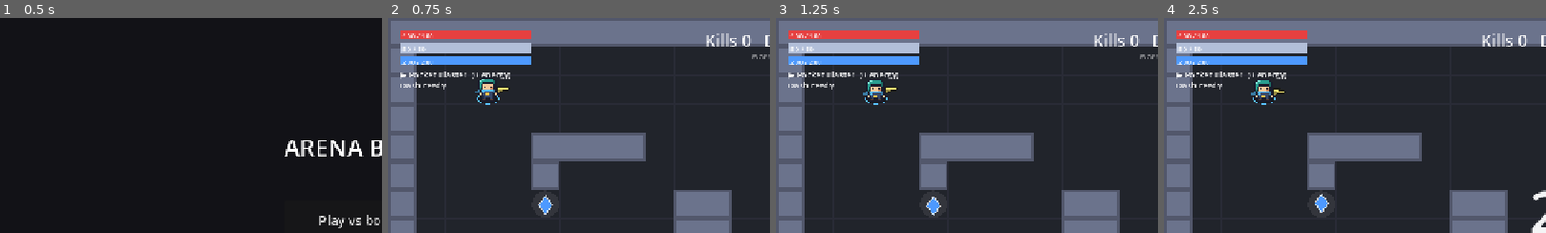
Above: before the commit, frames 1-4 (left to right).
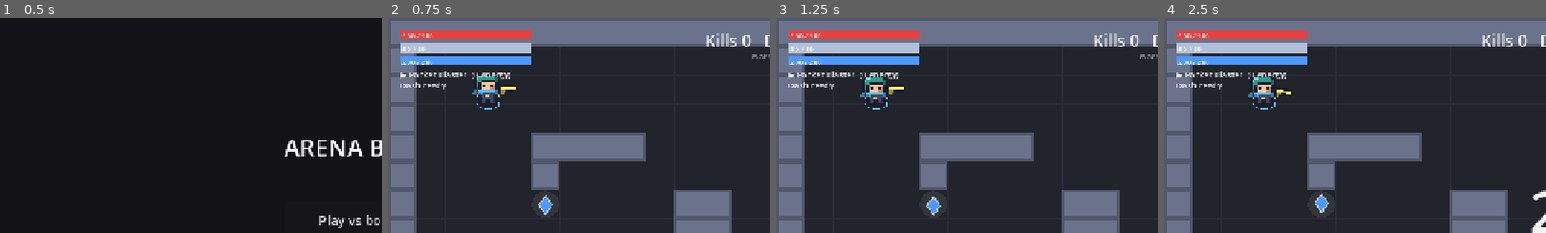
Above: after the commit, the same moments.

Repository: nathantau/arena-brawler
Game: Godot game, scene res://scenes/main.tscn
Same seed, same stepped clock (60 frames per second), same inputs: the game is played once before the commit and once after it.
Inputs (mouse positions are % of the whole screen's width and height, from its top left):
- Up to frame 1 (0.5 s): no input
- Up to frame 2 (0.75 s): click "Play vs bots (offline)" at 0.5 s
- Up to frame 3 (1.25 s): no input
- Up to frame 4 (2.5 s): click "Ready" at 1.25 s; tap Enter at 2 s; move the mouse to (72, 45) at 2.02 s; hold D (move_right) from 2.03 s (still down); hold J (fire_auto) from 2.03 s (still down); click (72, 45) at 2.17 s
The pictures show only the part of the screen within x 0-50%, y 0-50%; the shares and areas given below are measured in that part.

Frame 1 is identical in both runs. In frame 2, 0.6% of the frame differs, in the area x 22-34%, y 27-43%; in frame 3, 0.6%; in frame 4, 0.6%.

Commit message:
Bigger sprites (4x); joystick base stays put until release
Co-Authored-By: Claude Opus 5.5 <noreply@anthropic.com>

Diff:
--- a/scripts/fx/pixel_sprites.gd
+++ b/scripts/fx/pixel_sprites.gd
@@ -6,7 +6,7 @@
 ## (character, colour, frame). Purely cosmetic: never touched by the simulation.
 
 const SIZE: int = 16
-const SCALE: float = 3.0
+const SCALE: float = 4.0
 const GUN_W: int = 8
 const GUN_H: int = 4
 const ACCENT_DARKEN: float = 0.35
--- a/scripts/player/player.gd
+++ b/scripts/player/player.gd
@@ -19,7 +19,7 @@
 	COUNT,
 }
 
-const GUN_HOLD_DISTANCE: float = 14.0
+const GUN_HOLD_DISTANCE: float = 18.0
 const GUN_RECOIL_PX: float = 4.0
 const RECOIL_TIME: float = 0.06
 const INVULN_ALPHA: float = 0.45
@@ -34,7 +34,7 @@
 const DUAL_GLOW_PAD: float = 3.0
 ## Coloured ellipse under the feet: the player's colour, squashed for a top-down look.
 const FOOT_RING_SQUASH: float = 0.45
-const FOOT_RING_Y: float = 16.0
+const FOOT_RING_Y: float = 24.0
 const SHADOW_COLOR: Color = Color(0, 0, 0, 0.3)
 const CIRCLE_SEGMENTS: int = 24
 const COLOR_HP: Color = Color(0.9, 0.25, 0.25)
--- a/scripts/ui/touch_controls.gd
+++ b/scripts/ui/touch_controls.gd
@@ -1,7 +1,7 @@
 class_name TouchControls
 extends Control
 ## Multi-touch mobile controls, drawn with primitives:
-## - floating joystick anywhere on the left part of the screen
+## - joystick anywhere on the left part of the screen (base fixed where you touch until release)
 ## - attack button (hold = fire with auto-aim; drag off-centre = manual aim)
 ## - skill button with cooldown sweep, weapon swap button
 ## Touches that start on a visible `blockers` control (e.g. lobby buttons) are left to the GUI.
@@ -123,12 +123,9 @@
 
 func _on_drag(finger: int, p: Vector2) -> void:
 	if finger == _joy_finger:
-		var offset: Vector2 = p - _joy_origin
-		if offset.length() > JOY_RADIUS:
-			# Floating stick: drag the base along so reversing direction is instant.
-			_joy_origin = p - offset.normalized() * JOY_RADIUS
-			offset = p - _joy_origin
-		_joy_pos = p
+		# The base stays where the finger first landed until release; the knob is clamped to its ring.
+		var offset: Vector2 = (p - _joy_origin).limit_length(JOY_RADIUS)
+		_joy_pos = _joy_origin + offset
 		move_vec = offset / JOY_RADIUS
 	elif finger == _attack_finger:
 		var drag: Vector2 = p - _attack_center()
Not shown, changed: CLAUDE.md
